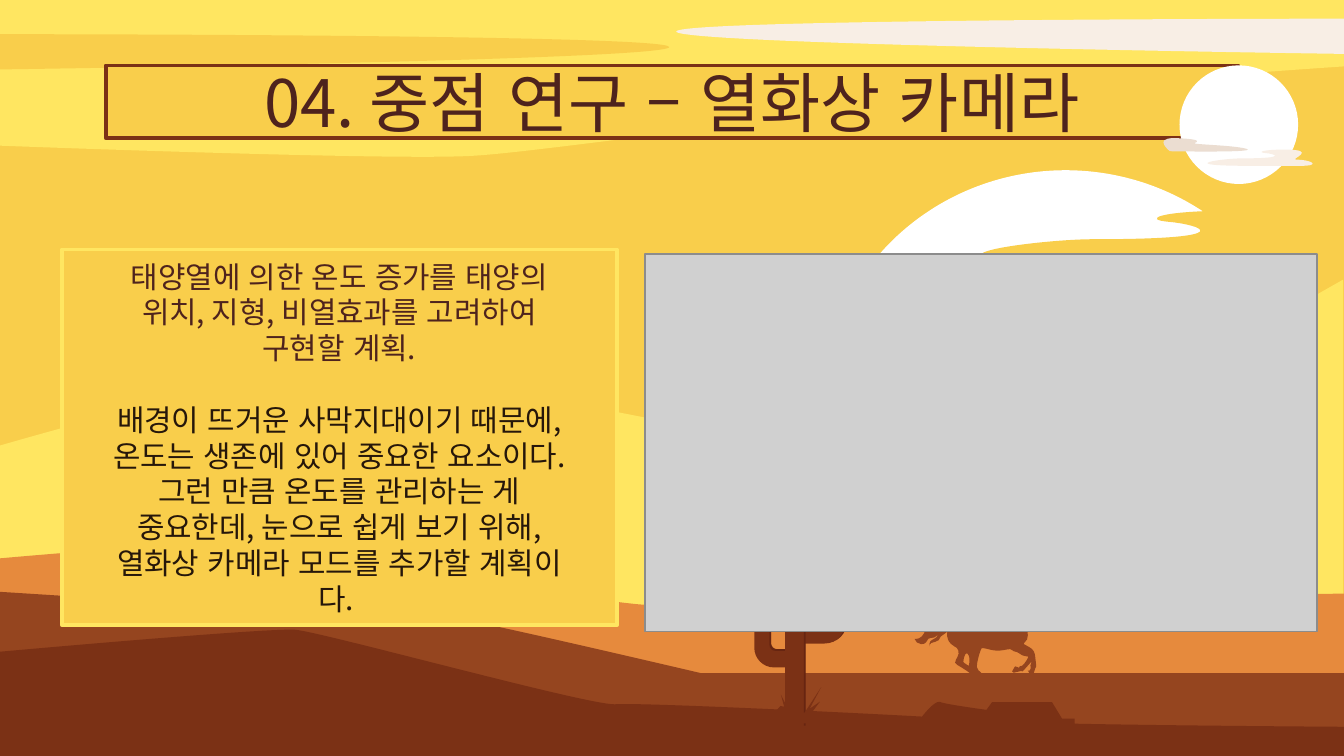
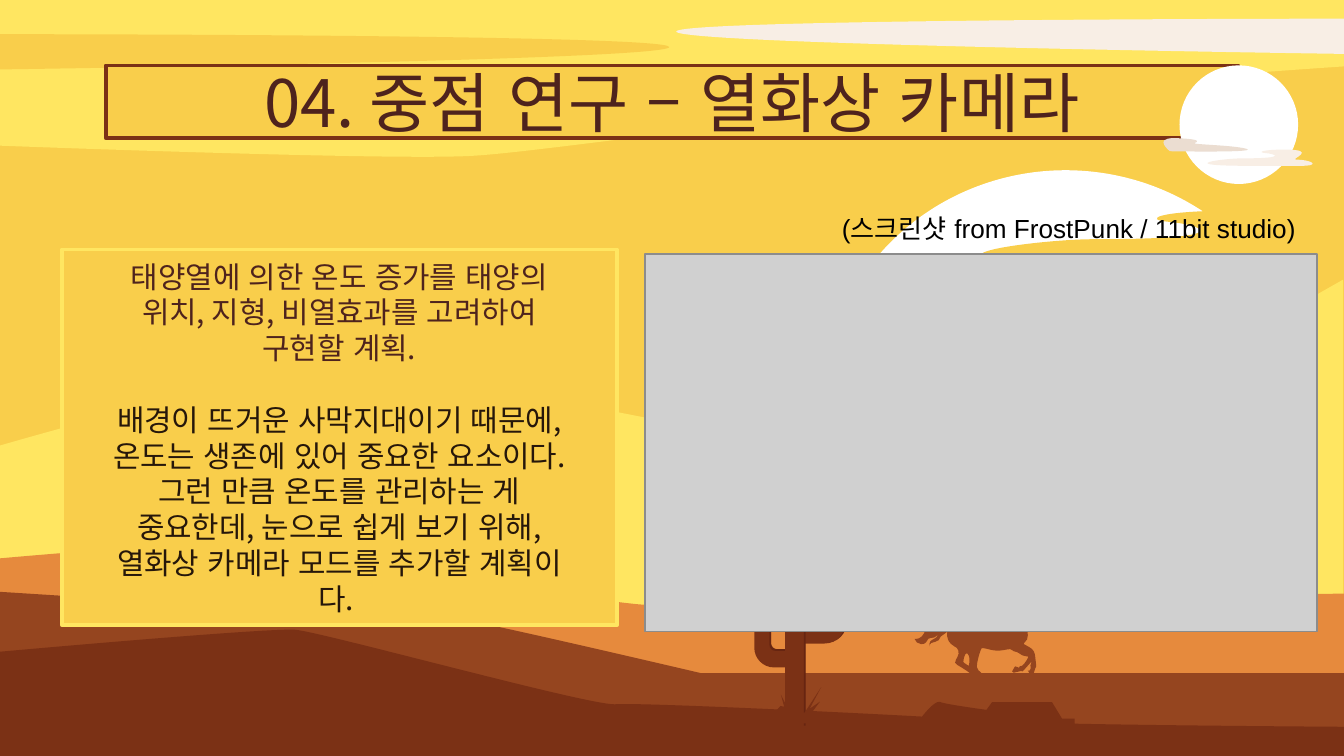
Before and after one commit to kkh3a4a/Survil_project, a slide deck: slide 12 of 기획/졸작제안서-2.pptx. Drawn at 1344x756 pixels with LibreOffice and Linux fonts; fonts in the diff are those of the drawing; grey boxes stand for pictures. Boxes give left, top, right and bottom in pixels: in the first picture for what was removed or moved away, otherwise in the second. Text is boxed around its words. In the diff, an @@ line names an element or a change of style, - is before the commit and + after.

Commit message:
2022-12-19

```diff
--- a/기획/졸작제안서-2.pptx
+++ b/기획/졸작제안서-2.pptx
@@ text added at <box>842,217,1295,244</box>, 14 pt, text #000000 @@
+(스크린샷 from FrostPunk / 11bit studio)
```
Also in this commit, not shown: 1 other slide changed.
